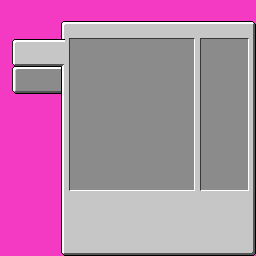
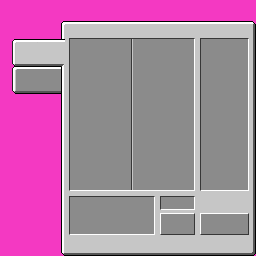
The second 256 x 256 image is a revision of the first. Changes to its layers:
renamed "Layer 5" to "Boxes", painted on it over [69, 39, 249, 235]
